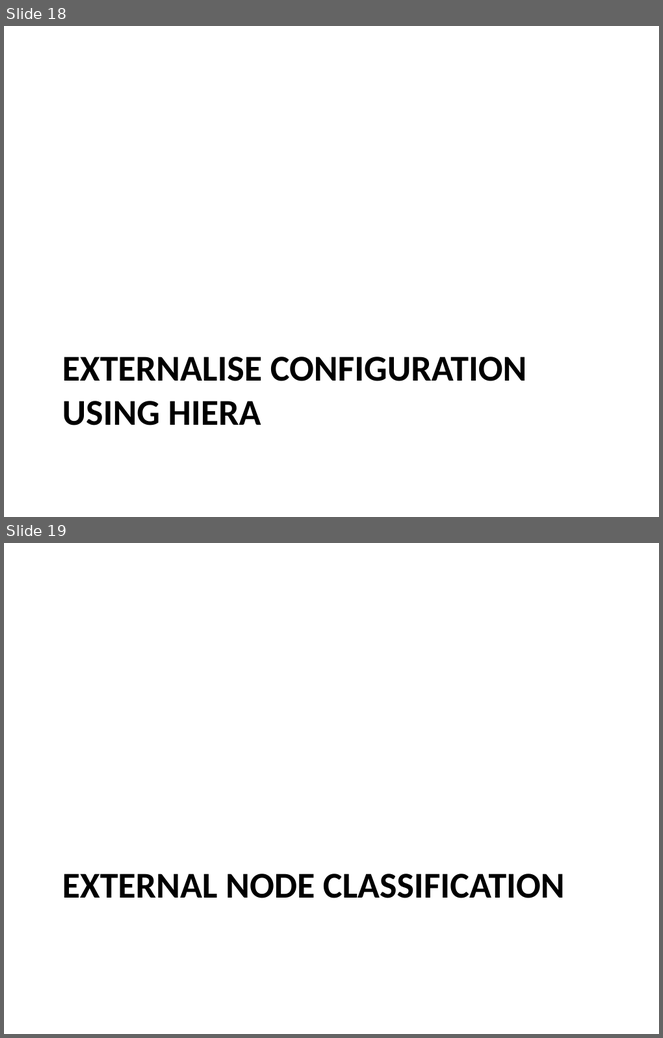
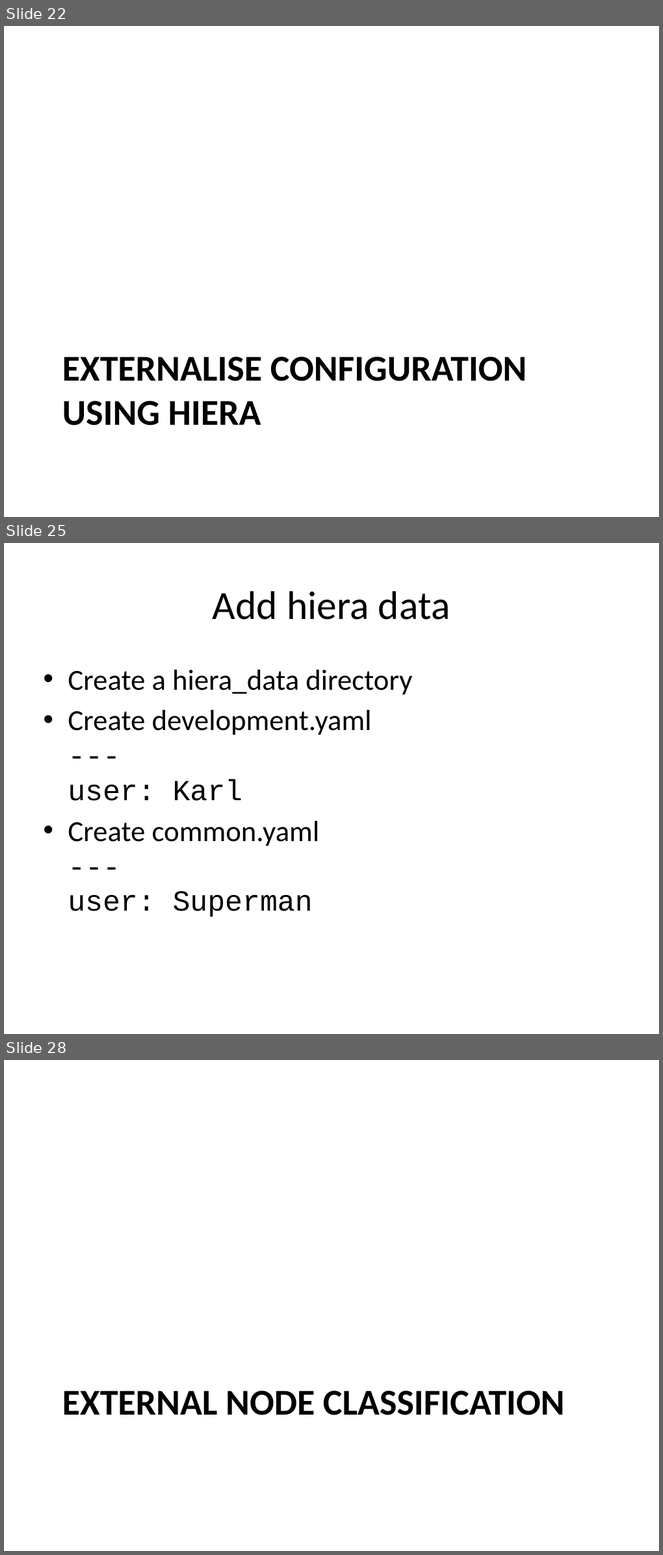
Before and after one commit to andeemarks/xconf-sydney-2014-workshops, a slide deck: 01-provision/xconf-sydney-2014-provision.pptx. Shown one above the other, each under a label of ours: slides 18 and 19 before the commit, slides 22, 25 and 28 after it; the slides between them are not shown. The pictures are 663x1038 and 663x1555 pixels, drawn with LibreOffice and Linux fonts; fonts in the diff are those of the drawing. Boxes give left, top, right and bottom in pixels: in the first picture for what was removed or moved away, otherwise in the second. Text is boxed around its words. In the diff, an @@ line names an element or a change of style, - is before the commit and + after.

```diff
--- a/01-provision/xconf-sydney-2014-provision.pptx
+++ b/01-provision/xconf-sydney-2014-provision.pptx
@@ slide 25 added at [4,543,659,1034], background #FFFFFF @@
@@ title added at [213,591,451,620], 44 pt, text #000000 @@
+Add hiera data
@@ text added at [68,670,412,917], 32 pt, text #000000 @@
+• Create a hiera_data directory
+• Create development.yaml
+  ---
+  user: Karl
+• Create common.yaml
+  ---
+  user: Superman
@@ what was slide 18 is now slide 22 @@
@@ what was slide 19 is now slide 28 @@
```
Also in this commit, not shown: 5 slides changed, 9 other slides added.
